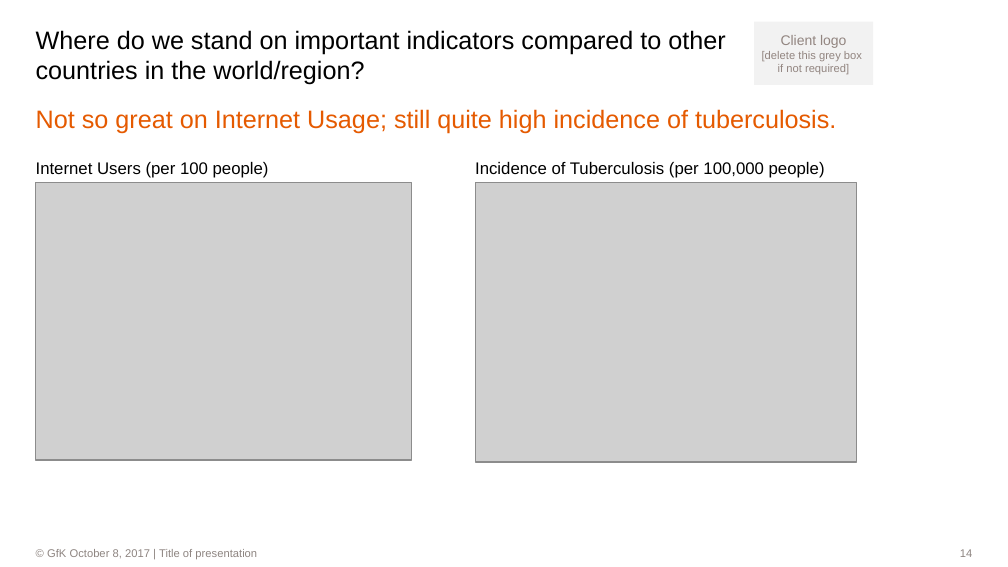
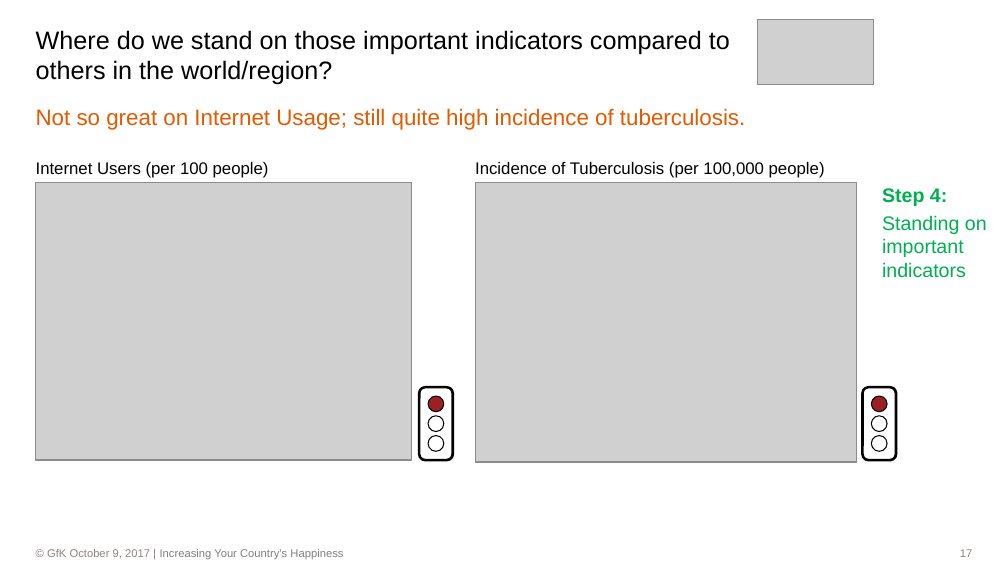
Before and after one commit to dl7631/Predict_World_Happiness, a slide deck: slide 17 of World Happiness.pptx (slide 14 before the commit). Drawn at 1008x567 pixels with LibreOffice and Linux fonts; fonts in the diff are those of the drawing; grey boxes stand for pictures; background and template pictures are left out. Boxes give left, top, right and bottom in pixels: in the first picture for what was removed or moved away, otherwise in the second. Text is boxed around its words. In the diff, an @@ line names an element or a change of style, - is before the commit and + after.

Commit message:
On Monday, October 9

```diff
--- a/World Happiness.pptx
+++ b/World Happiness.pptx
@@ rectangle removed at (x1=754, y1=21, x2=873, y2=85) @@
-Client logo
-[delete this grey box
-if not required]
@@ picture added at (x1=757, y1=20, x2=874, y2=85) @@
@@ title at (x1=36, y1=30, x2=730, y2=85): text changed @@
-Where do we stand on important indicators compared to other countries in the world/region?
+Where do we stand on those important indicators compared to others in the world/region?
@@ text "Not so great on Internet ..." at (x1=36, y1=108, x2=745, y2=130): size 18 to 16 pt @@
@@ text added at (x1=882, y1=188, x2=987, y2=278), 14 pt, text #00B050 @@
+Step 4:
+Standing on important indicators
@@ group added at (x1=420, y1=388, x2=453, y2=460): 3 ellipses, 2 rounded rectangles @@
@@ group added at (x1=863, y1=388, x2=895, y2=460): 3 ellipses, 2 rounded rectangles @@
@@ text at (x1=47, y1=549, x2=343, y2=559): text changed; text colour #8E8581 to #808080 @@
-                © GfK October 8, 2017 | Title of presentation
+                © GfK October 9, 2017 | Increasing Your Country’s Happiness
@@ page number at (x1=960, y1=549, x2=972, y2=557): text changed @@
-14
+17
```
Also in this commit, not shown: 20 other slides changed, 3 slides added, 14 slides removed, 5 other files.
